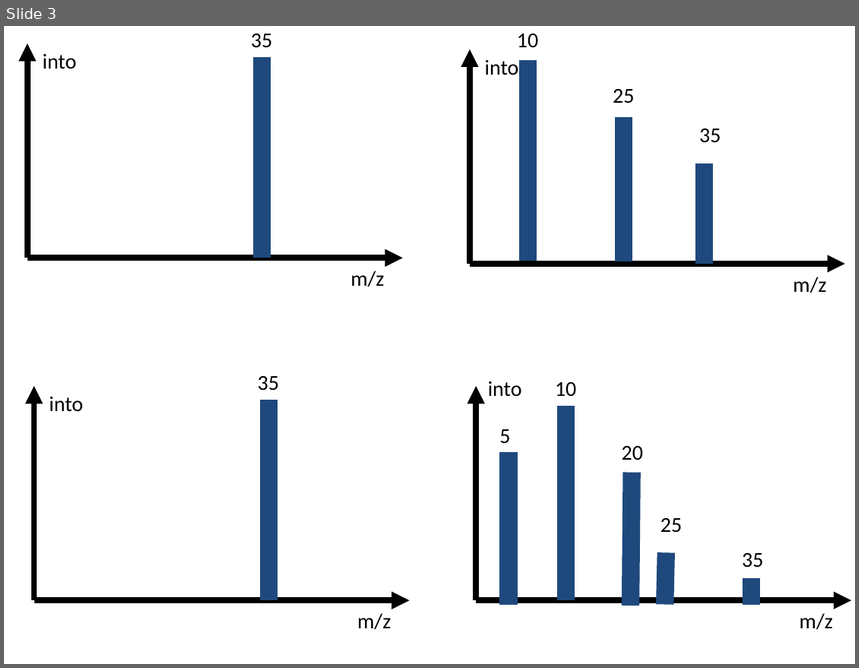
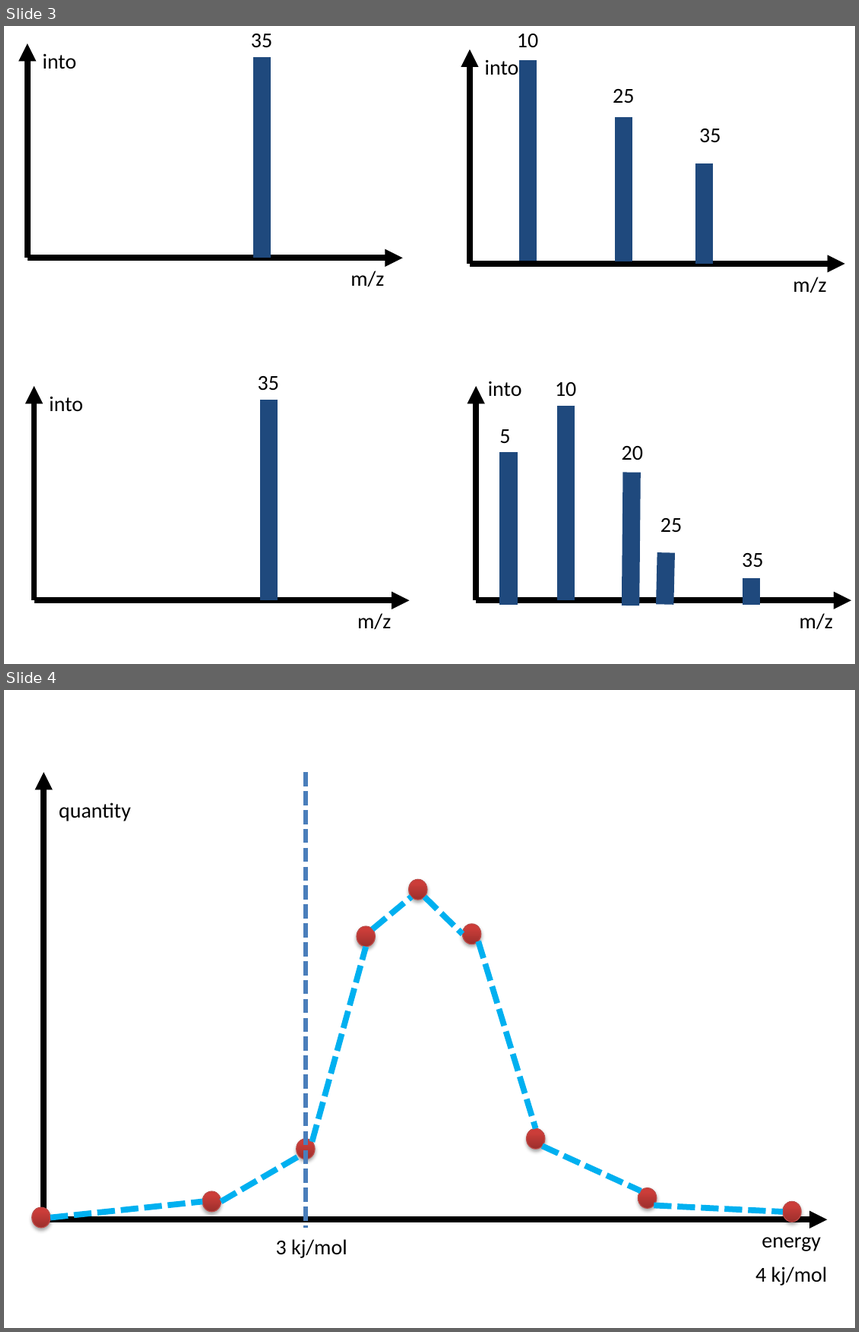
Before and after one commit to xieguigang/mzkit, a slide deck: Manuscript/chemical_graph.pptx. Shown one above the other, each under a label of ours: slide 3 before the commit, slides 3 and 4 after it. The pictures are 859x668 and 859x1332 pixels, drawn with LibreOffice and Linux fonts; fonts in the diff are those of the drawing. Boxes give left, top, right and bottom in pixels: in the first picture for what was removed or moved away, otherwise in the second. Text is boxed around its words. In the diff, an @@ line names an element or a change of style, - is before the commit and + after.

```diff
--- a/Manuscript/chemical_graph.pptx
+++ b/Manuscript/chemical_graph.pptx
@@ slide 4 added at box(4, 690, 855, 1328), background #FFFFFF @@
@@ group added at box(32, 773, 828, 1286): 9 ellipses, 9 lines, 4 texts, 2 arrows @@
+energy
+quantity
+4 kj/mol
+3 kj/mol
```
Also in this commit, not shown: 1 slide removed, 1 other file.
